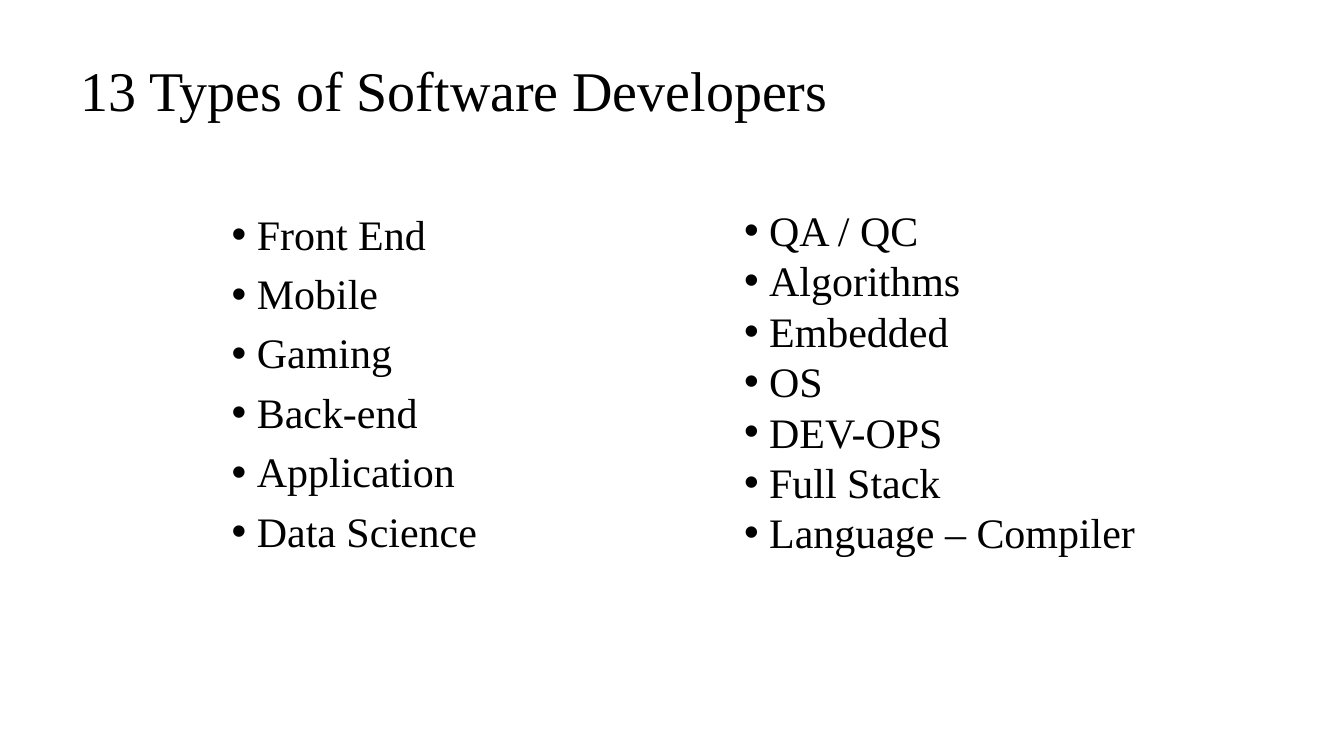
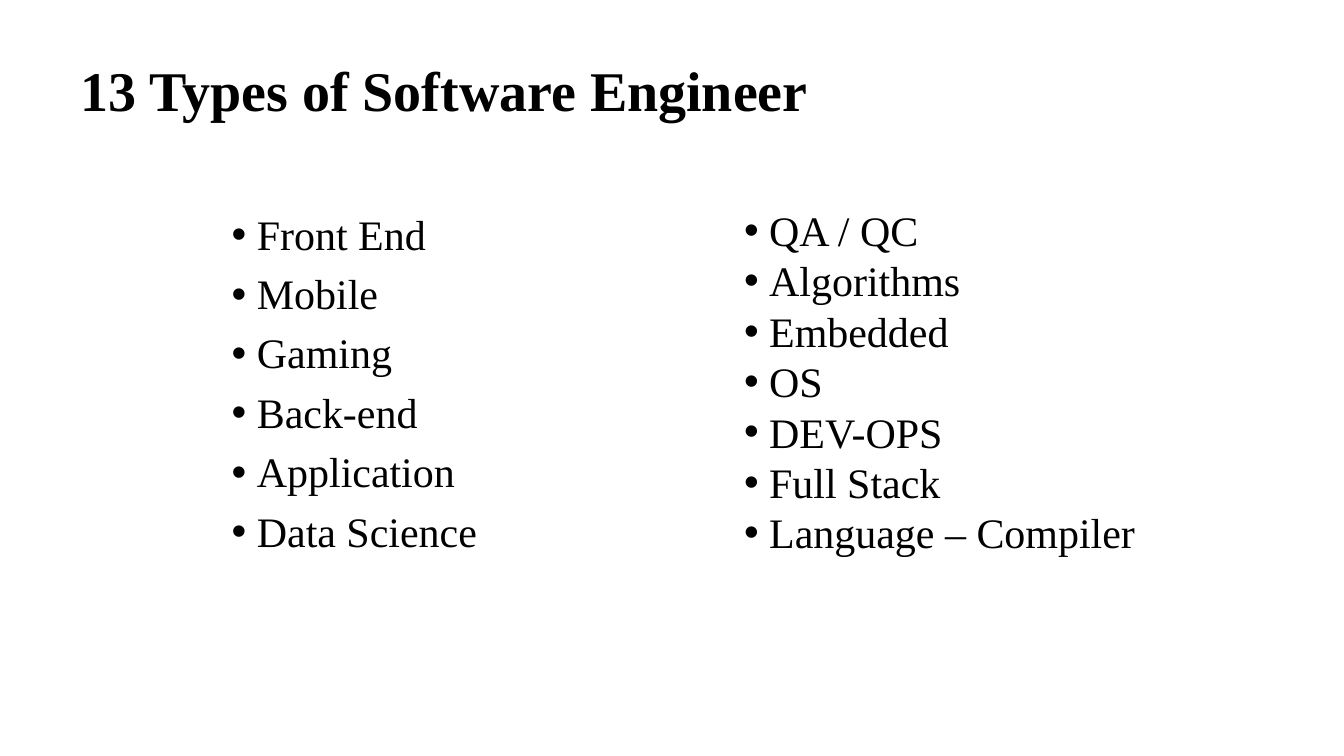
Before and after one commit to ngohungphuc/Presentation, a slide deck: slide 5 of SE.pptx. Drawn at 1344x756 pixels with LibreOffice and Linux fonts; fonts in the diff are those of the drawing. Boxes give left, top, right and bottom in pixels: in the first picture for what was removed or moved away, otherwise in the second. Text is boxed around its words. In the diff, an @@ line names an element or a change of style, - is before the commit and + after.

Commit message:
update slide

```diff
--- a/SE.pptx
+++ b/SE.pptx
@@ title at (80,71,807,121): text changed; bold on @@
-13 Types of Software Developers
+13 Types of Software Engineer
```
Also in this commit, not shown: 7 other slides changed.
